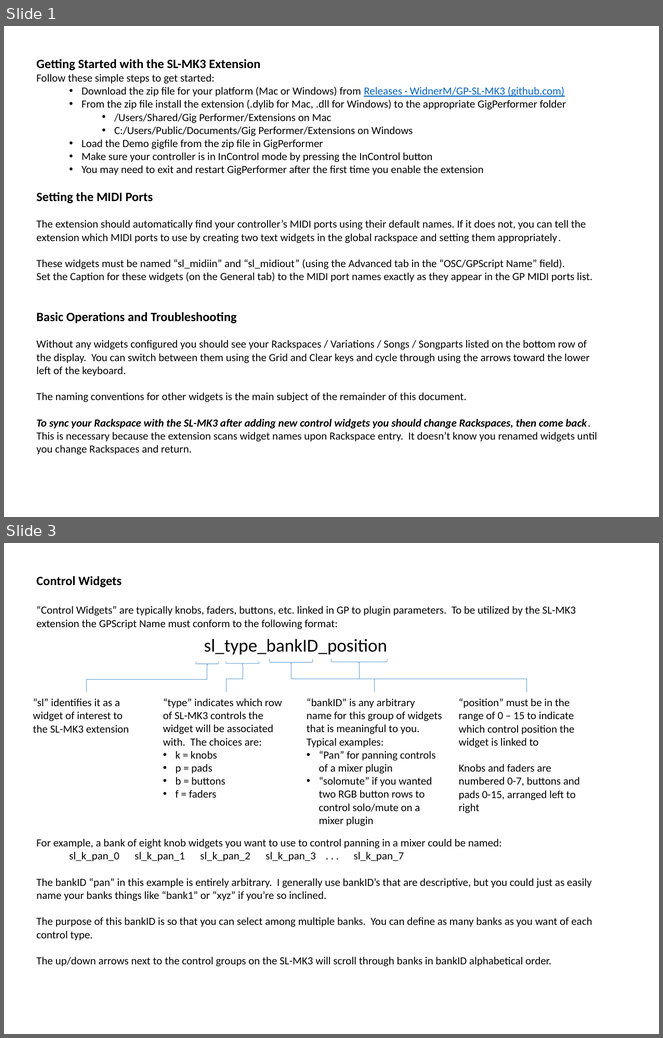
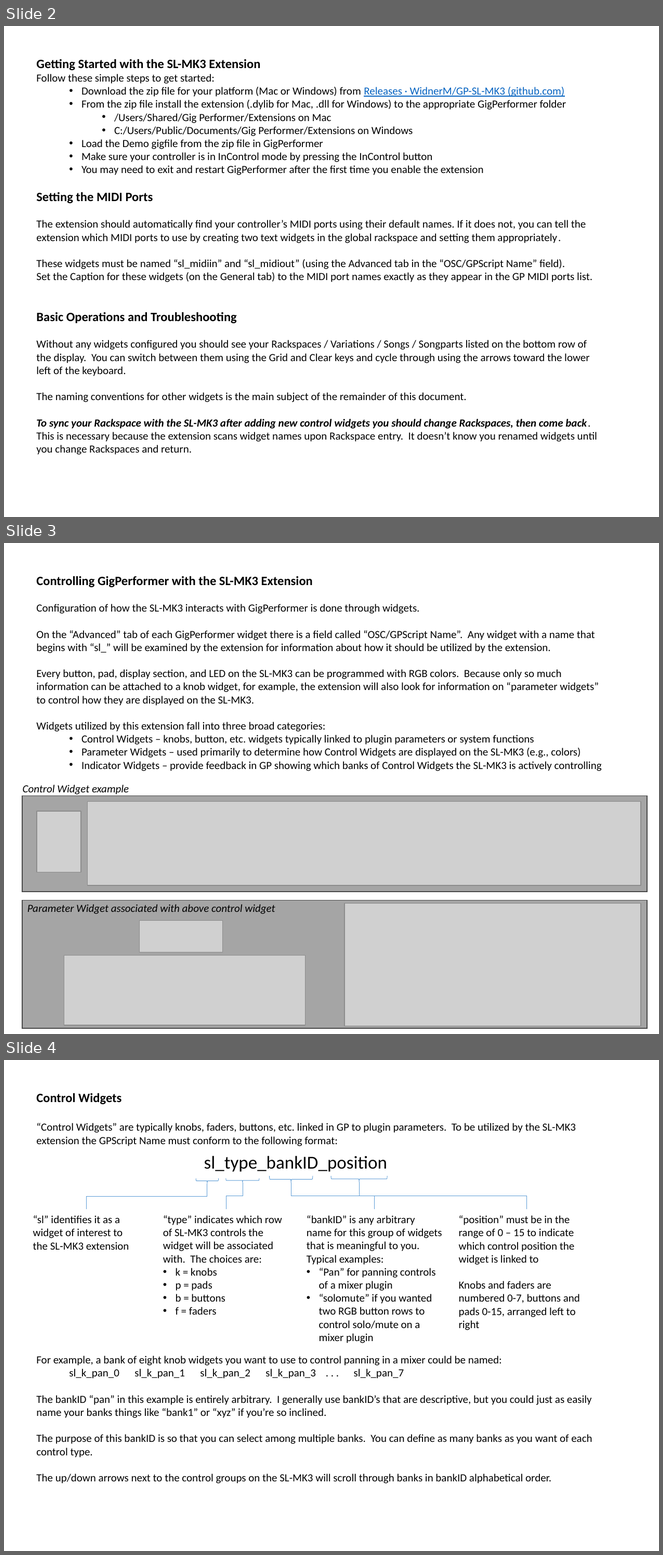
Before and after one commit to WidnerM/GP-SL-MK3, a slide deck: SL-MK3 Extension.pptx. Shown one above the other, each under a label of ours: slides 1 and 3 before the commit, slides 2, 3 and 4 after it; the slides between them are not shown. The pictures are 663x1038 and 663x1555 pixels, drawn with LibreOffice and Linux fonts; fonts in the diff are those of the drawing; grey boxes stand for pictures. Boxes give left, top, right and bottom in pixels: in the first picture for what was removed or moved away, otherwise in the second. Text is boxed around its words. In the diff, an @@ line names an element or a change of style, - is before the commit and + after.

Commit message:
Updated documentation, moved "_m" momentary flag to 4th position in widget Caption

```diff
--- a/SL-MK3 Extension.pptx
+++ b/SL-MK3 Extension.pptx
@@ slide 3 added at [4,543,659,1034], background #FFFFFF @@
@@ text added at [36,576,602,771], 12 pt, text #000000 @@
+Controlling GigPerformer with the SL-MK3 Extension
+Configuration of how the SL-MK3 interacts with GigPerformer is done through widgets.
+On the “Advanced” tab of each GigPerformer widget there is a field called “OSC/GPScript Name”. Any widget with a name that begins with “sl_” will be examined by the extension for information about how it should be utilized by the extension.
+Every button, pad, display section, and LED on the SL-MK3 can be programmed with RGB colors. Because only so much information can be attached to a knob widget, for example, the extension will also look for information on “parameter widgets” to control how they are displayed on the SL-MK3.
+Widgets utilized by this extension fall into three broad categories:
+  • Control Widgets – knobs, button, etc. widgets typically linked to plugin parameters or system functions
+  • Parameter Widgets – used primarily to determine how Control Widgets are displayed on the SL-MK3 (e.g., colors)
+  • Indicator Widgets – provide feedback in GP showing which banks of Control Widgets the SL-MK3 is actively controlling
@@ text added at [23,785,129,796], 12 pt, text #000000, italic @@
+Control Widget example
@@ rectangle added at [22,796,647,891], fill #A5A5A5, outline #484848 1 pt @@
@@ picture added at [87,802,641,886] @@
@@ picture added at [37,812,81,873] @@
@@ rectangle added at [22,901,647,1029], fill #A5A5A5, outline #484848 1 pt @@
@@ text added at [27,904,275,914], 12 pt, text #000000, italic @@
+Parameter Widget associated with above control widget
@@ picture added at [345,904,642,1027] @@
@@ picture added at [139,921,222,953] @@
@@ picture added at [64,956,306,1026] @@
@@ what was slide 1 is now slide 2 @@
@@ what was slide 3 is now slide 4 @@
```
Also in this commit, not shown: 4 slides changed, 3 other files.
